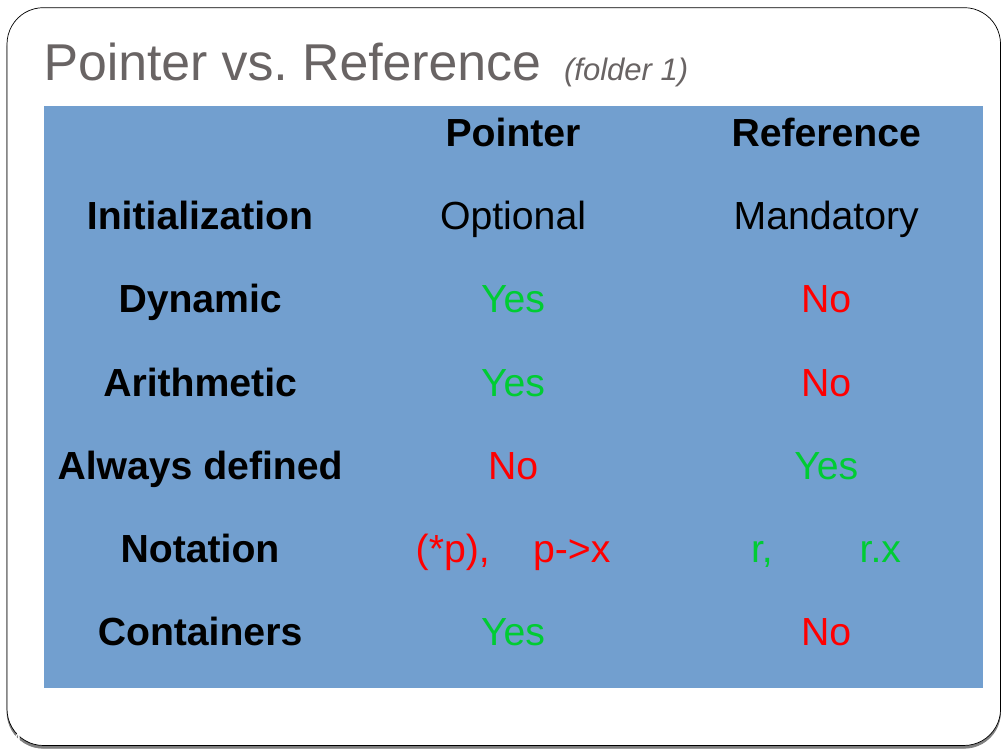
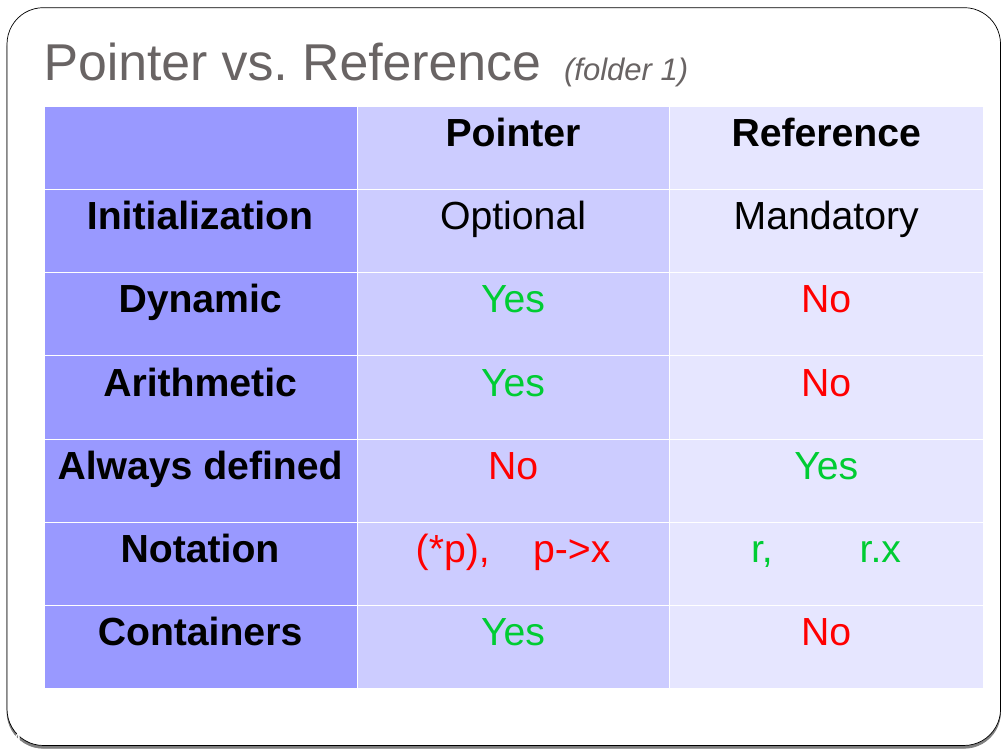
Before and after one commit to cpp-at-ariel/cpp-5779, a slide deck: slide 4 of 03-reference-const/slides-2-reference.odp. Drawn at 1008x756 pixels with LibreOffice and Linux fonts; fonts in the diff are those of the drawing. Boxes give left, top, right and bottom in pixels: in the first picture for what was removed or moved away, otherwise in the second. Text is boxed around its words. In the diff, an @@ line names an element or a change of style, - is before the commit and + after.

```diff
--- a/03-reference-const/slides-2-reference.odp
+++ b/03-reference-const/slides-2-reference.odp
@@ table at (43, 106, 984, 688) @@
@@ fill #729FCF to #9999FF in 7 cells @@
@@ fill #729FCF to #CCCCFF in 7 cells @@
@@ fill #729FCF to #E6E6FF in 7 cells @@
@@ borders changed @@
```
Also in this commit, not shown: 2 other slides changed, 3 other files.
